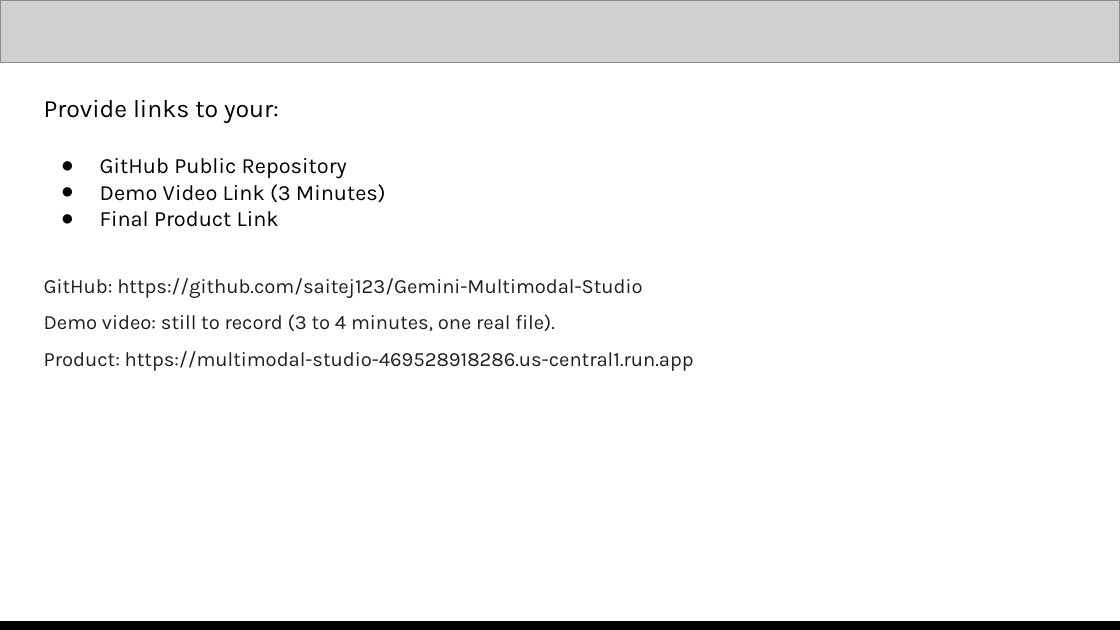
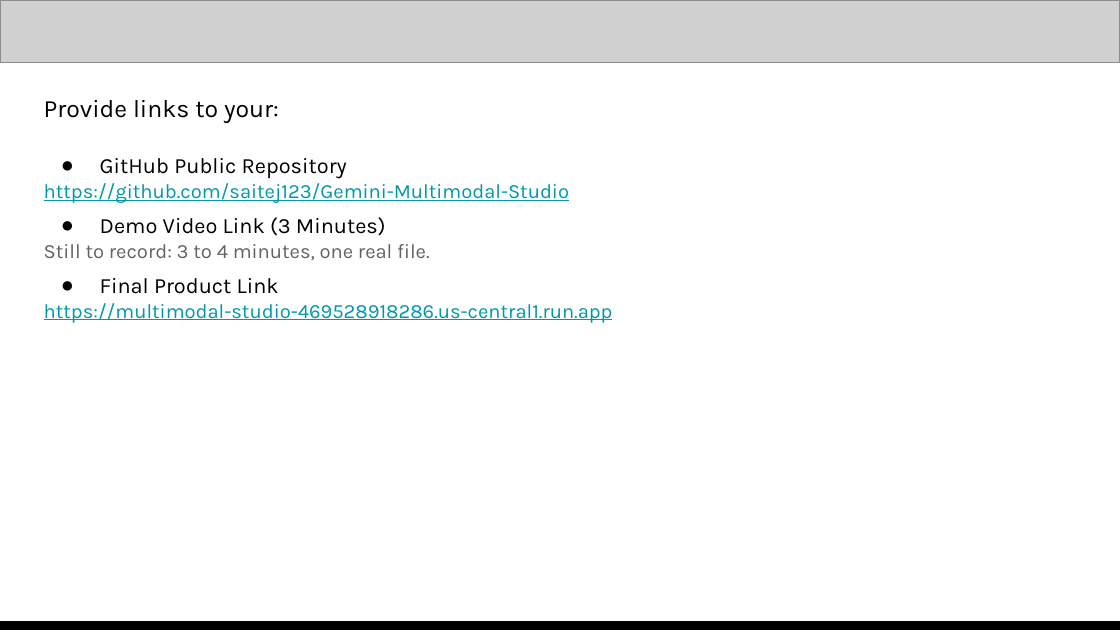
Before and after one commit to saitej123/Gemini-Multimodal-Studio, a slide deck: slide 14 of Template/Out/Multimodal Studio - AI Builder Cup.pptx. Drawn at 1120x630 pixels with LibreOffice and Linux fonts; fonts in the diff are those of the drawing; grey boxes stand for pictures. Boxes give left, top, right and bottom in pixels: in the first picture for what was removed or moved away, otherwise in the second. Text is boxed around its words. In the diff, an @@ line names an element or a change of style, - is before the commit and + after.

```diff
--- a/Template/Out/Multimodal Studio - AI Builder Cup.pptx
+++ b/Template/Out/Multimodal Studio - AI Builder Cup.pptx
@@ text at bbox=[44, 183, 569, 203]: paragraph added @@
+https://github.com/saitej123/Gemini-Multimodal-Studio
@@ text at bbox=[44, 244, 430, 260]: paragraph added @@
+Still to record: 3 to 4 minutes, one real file.
@@ text at bbox=[44, 303, 613, 323]: text changed; text colour #1F1F1F to #0097A7 @@
-GitHub: https://github.com/saitej123/Gemini-Multimodal-Studio
-Demo video: still to record (3 to 4 minutes, one real file).
-Product: https://multimodal-studio-469528918286.us-central1.run.app
+https://multimodal-studio-469528918286.us-central1.run.app
```
Also in this commit, not shown: 8 other slides changed, 3 slides added, 3 slides removed, 13 other files.
